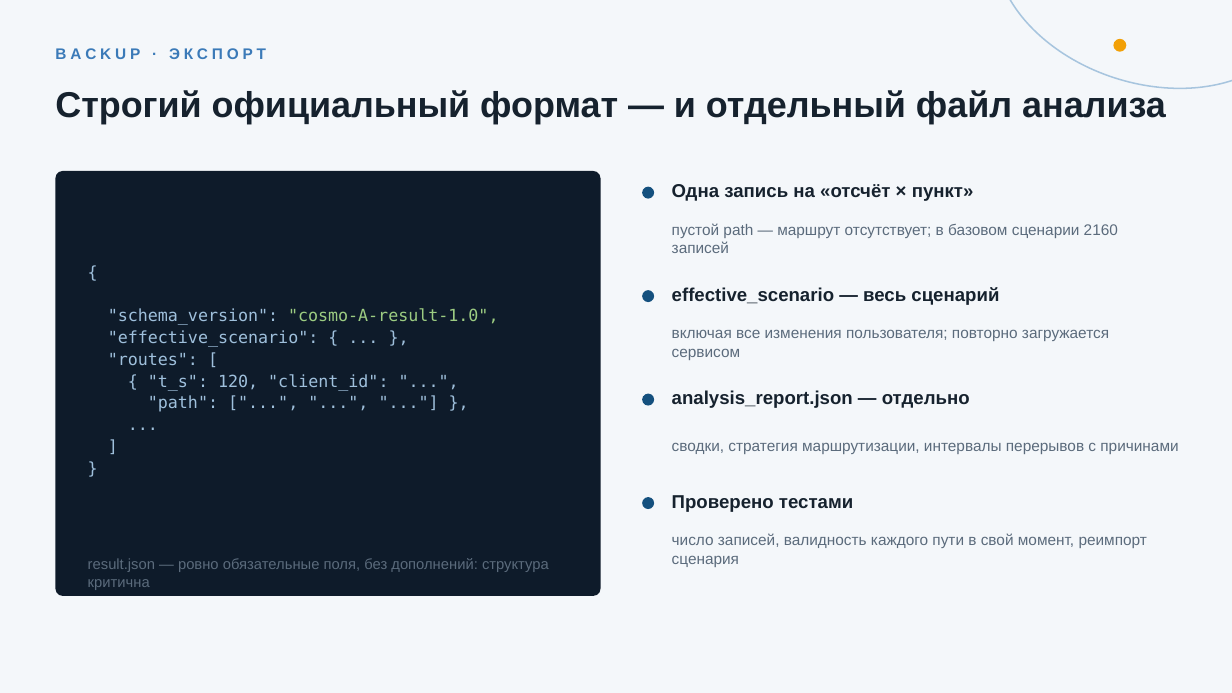
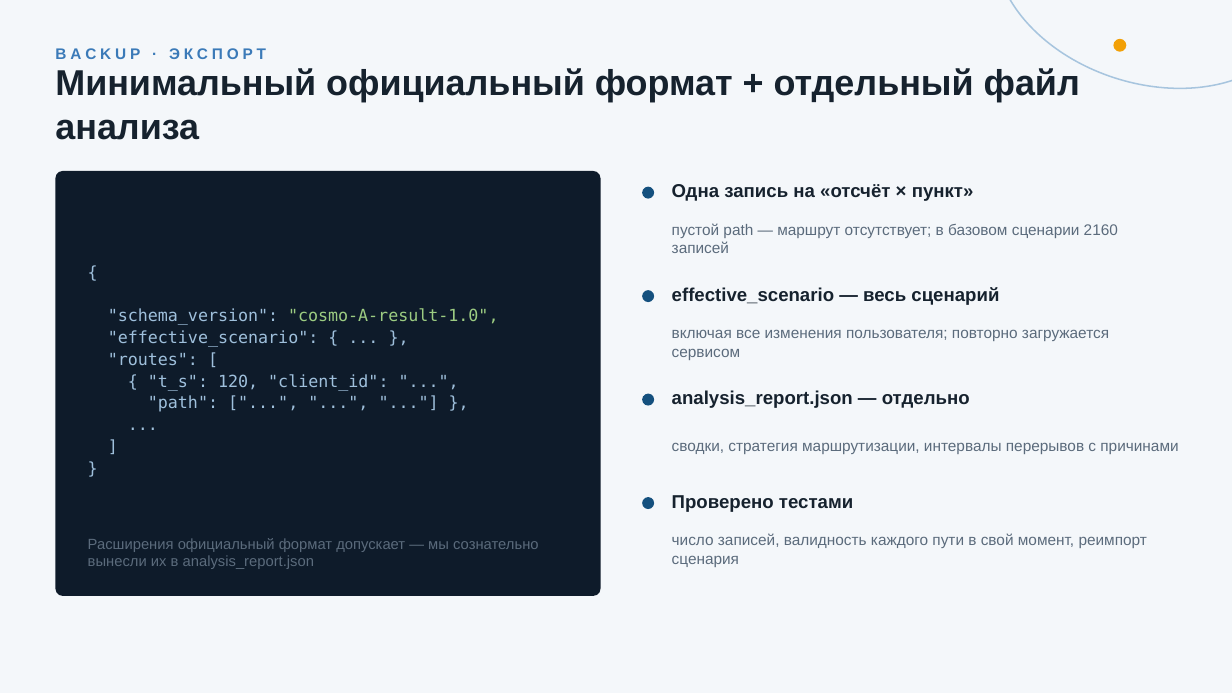
Before and after one commit to ivergit88/cosmohak, a slide deck: slide 9 of presentation/kosmo-nizni_klodiki_148.pptx. Drawn at 1232x693 pixels with LibreOffice and Linux fonts; fonts in the diff are those of the drawing. Boxes give left, top, right and bottom in pixels: in the first picture for what was removed or moved away, otherwise in the second. Text is boxed around its words. In the diff, an @@ line names an element or a change of style, - is before the commit and + after.

```diff
--- a/presentation/kosmo-nizni_klodiki_148.pptx
+++ b/presentation/kosmo-nizni_klodiki_148.pptx
@@ text at [55,68,1080,140]: text changed @@
-Строгий официальный формат — и отдельный файл анализа
+Минимальный официальный формат + отдельный файл анализа
@@ text at [88,538,539,569]: text changed @@
-result.json — ровно обязательные поля, без дополнений: структура критична
+Расширения официальный формат допускает — мы сознательно вынесли их в analysis_report.json
```
Also in this commit, not shown: 4 other slides changed, 11 other files.
